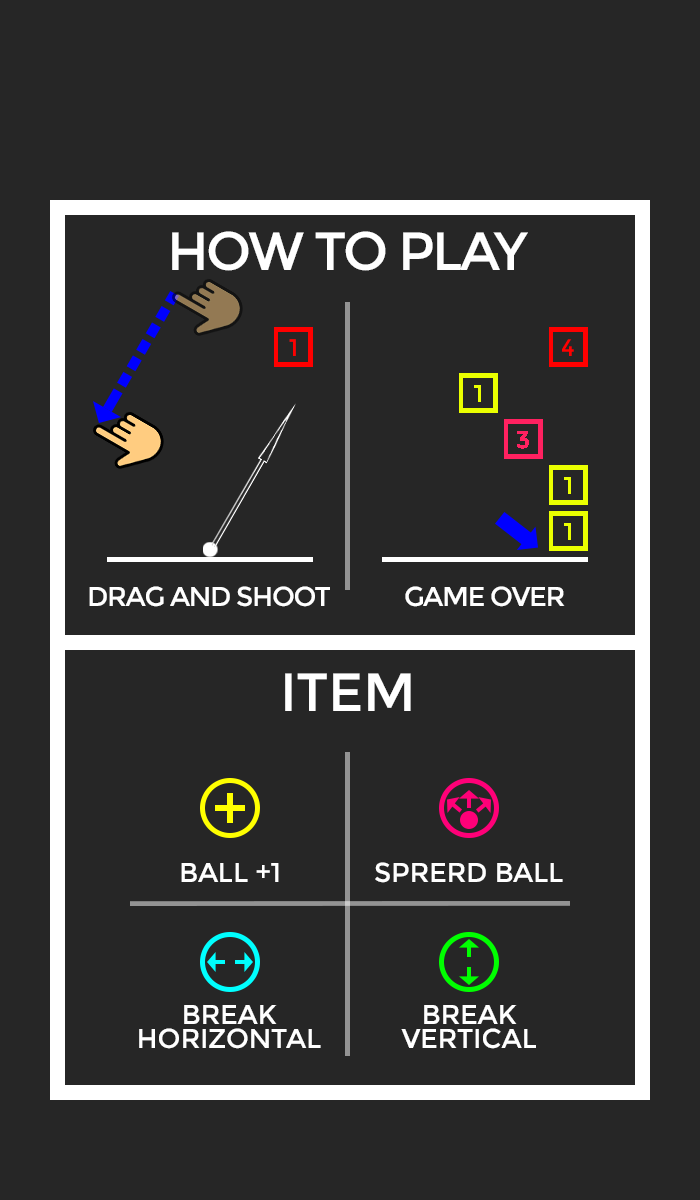
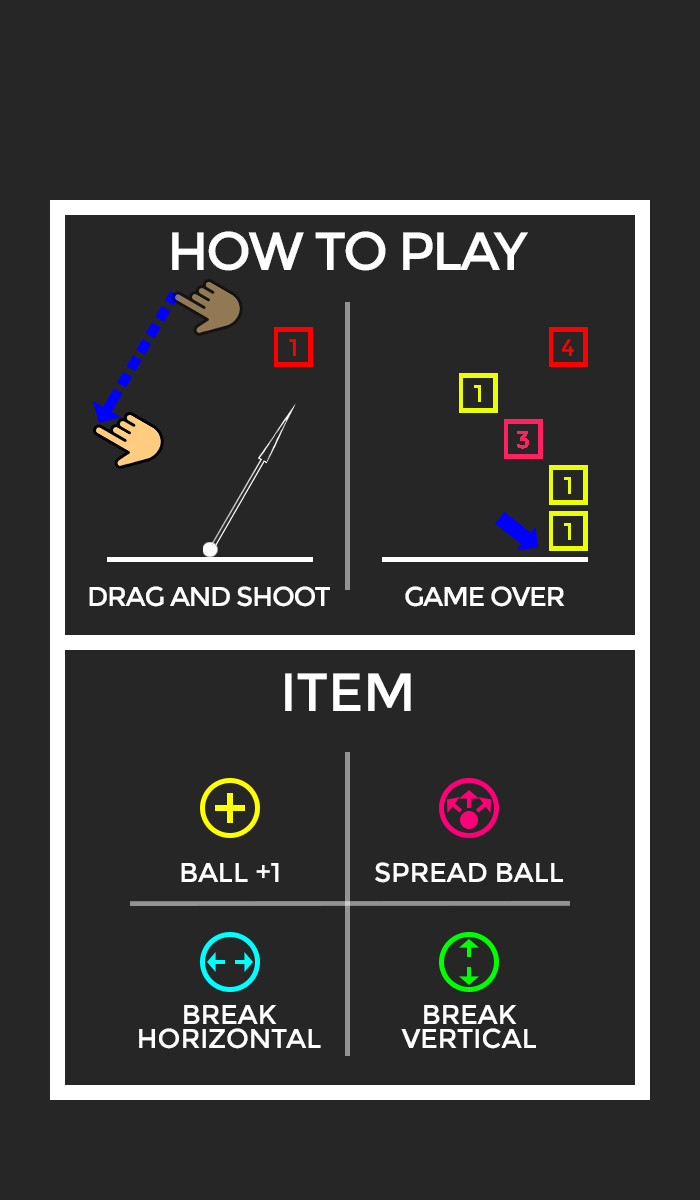
Layers edited between the first and the second 700 × 1200 image:
renamed "SPRERD BALL" to "SPREAD BALL", painted on it over box(446, 863, 563, 882)
